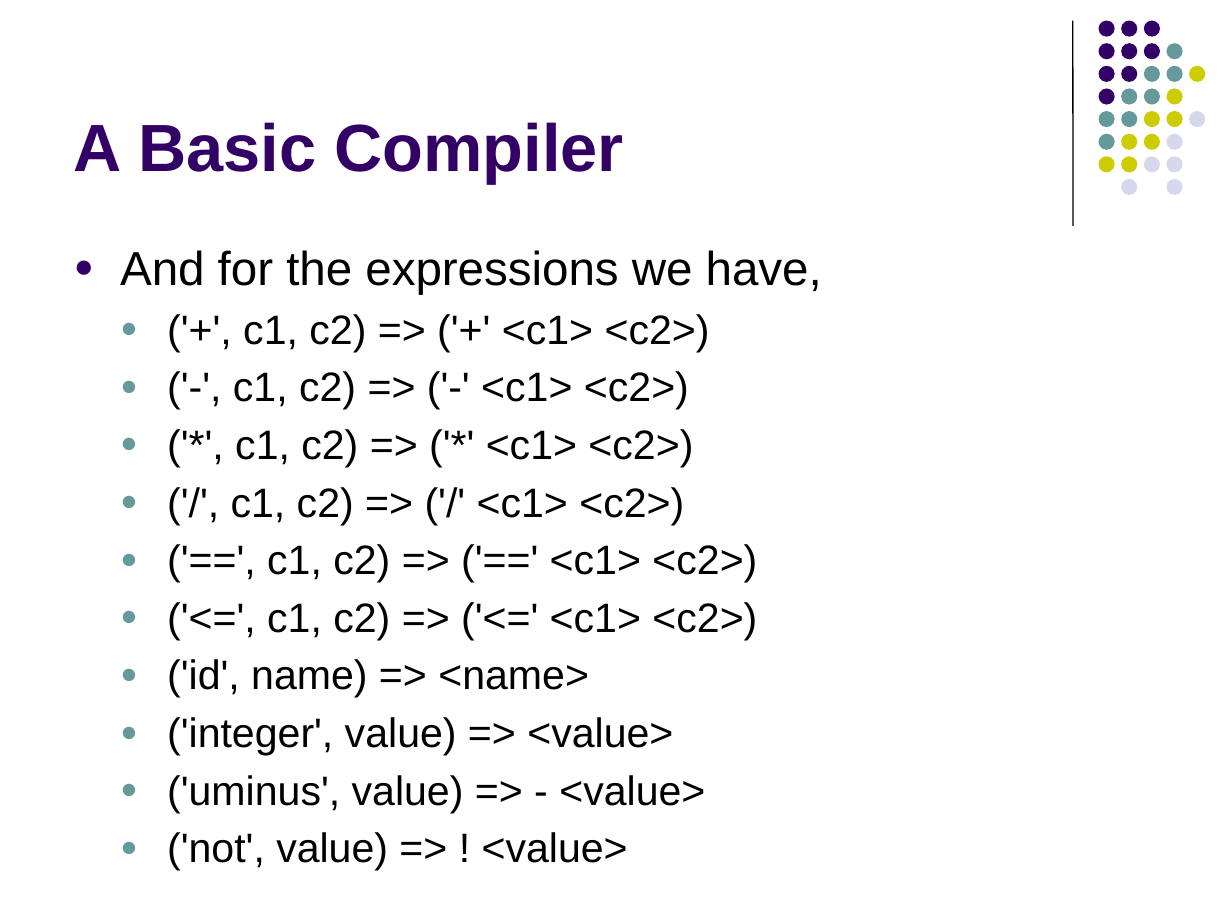
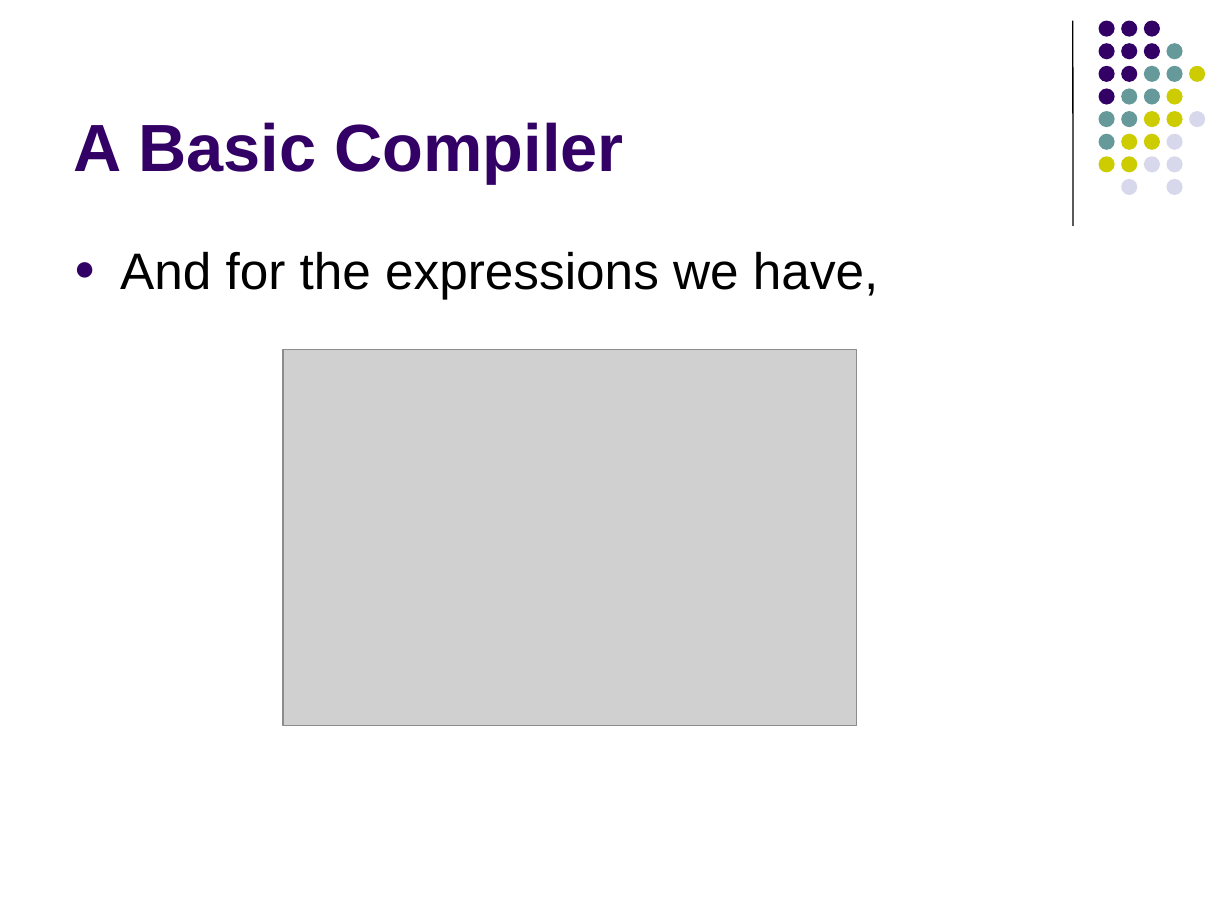
Before and after one commit to lutzhamel/CSC402, a slide deck: slide 6 of notes/csc402-ln007.pptx. Drawn at 1232x924 pixels with LibreOffice and Linux fonts; fonts in the diff are those of the drawing; grey boxes stand for pictures. Boxes give left, top, right and bottom in pixels: in the first picture for what was removed or moved away, otherwise in the second. Text is boxed around its words. In the diff, an @@ line names an element or a change of style, - is before the commit and + after.

```diff
--- a/notes/csc402-ln007.pptx
+++ b/notes/csc402-ln007.pptx
@@ text "And for the expressions we ..." at (120,251,878,299): size 27.8 to 30 pt @@
@@ text at (167,314,757,813): paragraphs removed @@
-  ● ('+', c1, c2) => ('+' <c1> <c2>)
-  ● ('-', c1, c2) => ('-' <c1> <c2>)
-  ● ('*', c1, c2) => ('*' <c1> <c2>)
-  ● ('/', c1, c2) => ('/' <c1> <c2>)
-  ● ('==', c1, c2) => ('==' <c1> <c2>)
-  ● ('<=', c1, c2) => ('<=' <c1> <c2>)
-  ● ('id', name) => <name>
-  ● ('integer', value) => <value>
-  ● ('uminus', value) => - <value>
-  ● ('not', value) => ! <value>
@@ picture added at (283,349,856,726) @@
```
Also in this commit, not shown: 19 other slides changed, 1 slide added, 1 slide removed, 6 other files.
